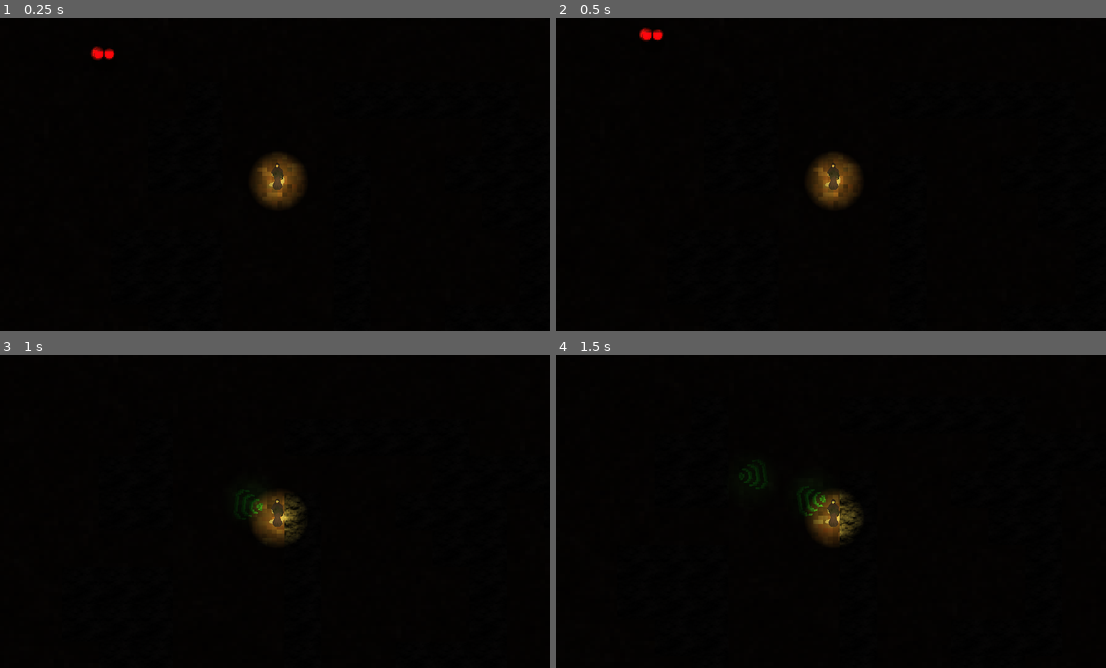
Above: before the commit, frames 1-4 (two rows, left to right).
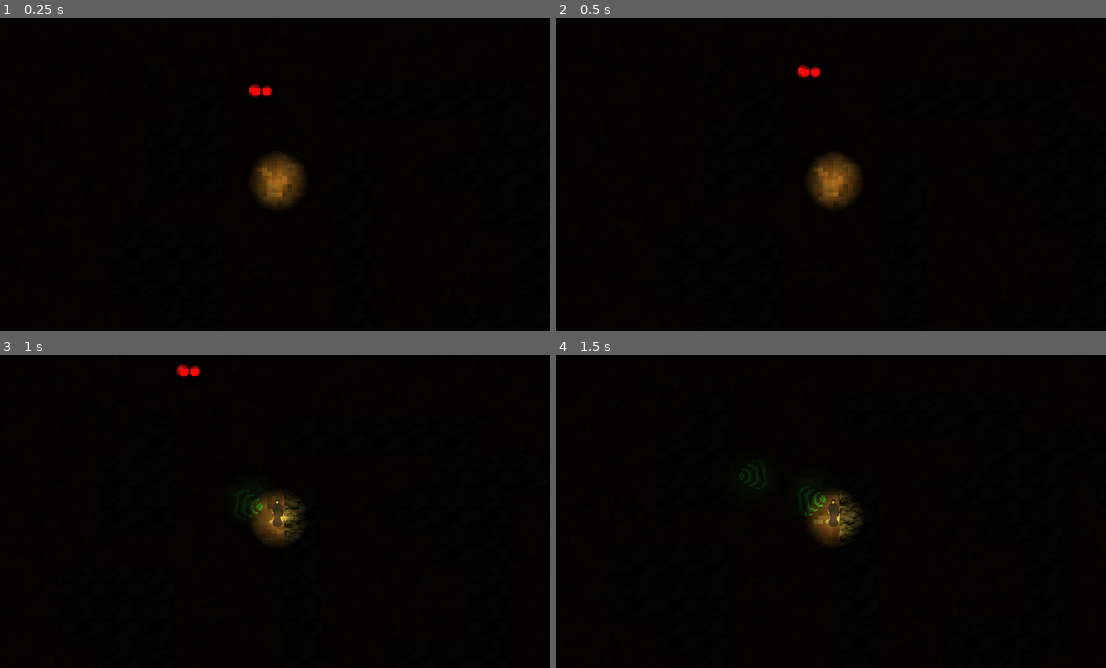
Above: after the commit, the same moments.

Repository: chrisdaly3/LOTUS_game
Game: Godot game, scene res://src/Main.tscn
Same seed, same stepped clock (60 frames per second), same inputs: the game is played once before the commit and once after it.
Inputs (mouse positions are in pixels of both pictures, inside the frame that each line leads up to):
- Up to frame 1 (0.25 s): no input
- Up to frame 2 (0.5 s): no input
- Up to frame 3 (1 s): move the mouse to (401, 495) at 0.52 s; hold D (walk_right) from 0.53 s (still down); click (401, 495) at 0.6 s
- Up to frame 4 (1.5 s): move the mouse to (721, 527) at 1.27 s; release D (walk_right) at 1.28 s; hold S (walk_down) from 1.28 s (still down); click (721, 527) at 1.35 s

The runs differ from the first frame. In frame 1, 0.4% of the frame differs, in the area x 16-52%, y 9-55%; in frame 2, 0.4%, in the area x 15-52%, y 3-55%; in frame 3, 0.2%; in frame 4, nothing differs.

Commit message:
Adds New Animations and Death Screen

Diff:
--- a/src/Characters/Enemy.gd
+++ b/src/Characters/Enemy.gd
@@ -1,5 +1,4 @@
 extends KinematicBody2D
-
 
 var speed = 70
 var velocity = Vector2()
@@ -12,13 +11,11 @@
 	velocity = Vector2(speed,0).rotated(random_direction)
 	add_to_group("Enemy")
 
+
 func _physics_process(delta):
 	var hit = move_and_collide(velocity * delta)
 	if hit:
 		handle_collision(hit)
-		if "Player" in str(hit.collider):
-			print("ok now what")
-			queue_free()
 
 func handle_collision(hit : KinematicCollision2D):
 	velocity = velocity.bounce(hit.normal)
--- a/src/Characters/Enemy.tscn
+++ b/src/Characters/Enemy.tscn
@@ -9,7 +9,7 @@
 
 [node name="Enemy" type="KinematicBody2D" groups=["Enemy"]]
 collision_layer = 4
-collision_mask = 11
+collision_mask = 9
 script = ExtResource( 3 )
 __meta__ = {
 "_edit_group_": true
--- a/src/Characters/Player.gd
+++ b/src/Characters/Player.gd
@@ -1,4 +1,5 @@
 extends KinematicBody2D
+signal died
 
 var speed = 95
 var velocity = Vector2()
@@ -23,16 +24,28 @@
 	else:
 		$AnimatedSprite.stop()
 
-func _process(delta):
+func _process(_delta):
 	user_shout()
 	$Aimer.rotation = get_angle_to(get_global_mouse_position())
 
-func _physics_process(delta):
+func _physics_process(_delta):
 	user_input()
 	velocity = move_and_slide(velocity)
+	for s in get_slide_count():
+		var coll_info = get_slide_collision(s)
+		if "Enemy" in str(coll_info.collider):
+			player_killed()
 
 func user_shout():
 	if Input.is_action_just_pressed("shout"):
 		var sonar_instance = sonar.instance()
 		sonar_instance.start($Aimer.global_position, $Aimer.rotation)
 		owner.add_child(sonar_instance)
+
+func player_killed():
+	set_physics_process(false)
+	set_process(false)
+	$AnimatedSprite.play("death")
+	yield($AnimatedSprite, "animation_finished")
+	hide()
+	emit_signal("died")
--- a/src/Characters/Player.tscn
+++ b/src/Characters/Player.tscn
@@ -1,10 +1,11 @@
-[gd_scene load_steps=25 format=2]
+[gd_scene load_steps=33 format=2]
 
 [ext_resource path="res://assets/Imports/players/idle.png" type="Texture" id=1]
 [ext_resource path="res://assets/Imports/players/death.png" type="Texture" id=2]
 [ext_resource path="res://assets/Imports/players/hit2.png" type="Texture" id=3]
 [ext_resource path="res://src/Characters/Player.gd" type="Script" id=4]
 [ext_resource path="res://assets/Imports/LightTest.png" type="Texture" id=5]
+[ext_resource path="res://assets/Imports/players/teleport_1/teleport1.png" type="Texture" id=6]
 
 [sub_resource type="AtlasTexture" id=5]
 atlas = ExtResource( 2 )
@@ -62,6 +63,34 @@
 atlas = ExtResource( 2 )
 region = Rect2( 2496, 0, 192, 192 )
 
+[sub_resource type="AtlasTexture" id=20]
+atlas = ExtResource( 6 )
+region = Rect2( 0, 0, 192, 192 )
+
+[sub_resource type="AtlasTexture" id=21]
+atlas = ExtResource( 6 )
+region = Rect2( 192, 0, 192, 192 )
+
+[sub_resource type="AtlasTexture" id=22]
+atlas = ExtResource( 6 )
+region = Rect2( 384, 0, 192, 192 )
+
+[sub_resource type="AtlasTexture" id=23]
+atlas = ExtResource( 6 )
+region = Rect2( 576, 0, 192, 192 )
+
+[sub_resource type="AtlasTexture" id=24]
+atlas = ExtResource( 6 )
+region = Rect2( 768, 0, 192, 192 )
+
+[sub_resource type="AtlasTexture" id=25]
+atlas = ExtResource( 6 )
+region = Rect2( 960, 0, 192, 192 )
+
+[sub_resource type="AtlasTexture" id=26]
+atlas = ExtResource( 6 )
+region = Rect2( 1152, 0, 192, 192 )
+
 [sub_resource type="AtlasTexture" id=1]
 atlas = ExtResource( 1 )
 region = Rect2( 0, 0, 192, 192 )
@@ -77,14 +106,19 @@
 [sub_resource type="SpriteFrames" id=4]
 animations = [ {
 "frames": [ SubResource( 5 ), ExtResource( 3 ), SubResource( 6 ), ExtResource( 3 ), SubResource( 7 ), SubResource( 8 ), …(191 unchanged characters)…
-"loop": true,
+"loop": false,
 "name": "death",
-"speed": 5.0
+"speed": 10.0
+}, {
+"frames": [ SubResource( 20 ), SubResource( 21 ), SubResource( 22 ), SubResource( 23 ), SubResource( 24 ), SubResource( 25 ), SubResource( 26 ) ],
+"loop": false,
+"name": "finish",
+"speed": 10.0
 }, {
 "frames": [ SubResource( 1 ), SubResource( 2 ), SubResource( 3 ) ],
 "loop": true,
 "name": "walk",
-"speed": 5.0
+"speed": 7.0
 } ]
 
 [sub_resource type="CapsuleShape2D" id=19]
@@ -105,8 +139,9 @@
 [node name="AnimatedSprite" type="AnimatedSprite" parent="."]
 scale = Vector2( 0.5, 0.5 )
 frames = SubResource( 4 )
-animation = "walk"
-frame = 2
+animation = "finish"
+frame = 6
+playing = true
 
 [node name="CollisionShape2D" type="CollisionShape2D" parent="."]
 visible = false
--- /dev/null
+++ b/src/Environment/DeathScreen.tscn
@@ -0,0 +1,19 @@
+[gd_scene load_steps=3 format=2]
+
+[ext_resource path="res://assets/Imports/World/256x256/Dirt/Dirt_02-256x256.png" type="Texture" id=1]
+[ext_resource path="res://assets/Imports/World/ur_dead.png" type="Texture" id=2]
+
+[node name="DeathScreen" type="ViewportContainer"]
+anchor_right = 1.0
+anchor_bottom = 1.0
+
+[node name="Background" type="Sprite" parent="."]
+modulate = Color( 0.0431373, 0.0392157, 0.0392157, 1 )
+position = Vector2( 320, 180 )
+scale = Vector2( 2.5, 1.40625 )
+texture = ExtResource( 1 )
+
+[node name="DeathText" type="Sprite" parent="."]
+position = Vector2( 320, 144 )
+scale = Vector2( 0.888889, 0.888889 )
+texture = ExtResource( 2 )
--- /dev/null
+++ b/src/Environment/LevelComplete.gd
@@ -0,0 +1,10 @@
+extends Area2D
+
+# Called when the node enters the scene tree for the first time.
+func _ready():
+	connect("body_entered", owner, "_on_body_entered")
+
+
+# Called every frame. 'delta' is the elapsed time since the previous frame.
+#func _process(delta):
+#	pass
--- /dev/null
+++ b/src/Environment/LevelOne.gd
@@ -0,0 +1,13 @@
+extends TileMap
+signal win_con
+
+# Called when the node enters the scene tree for the first time.
+func _ready():
+	$LevelComplete.connect("body_entered", self, "_on_body_entered")
+
+func _on_body_entered(body):
+	if "Player" in str(body):
+		print("you won, nice!")
+		body.set_process(false)
+		body.set_physics_process(false)
+		emit_signal("win_con")
--- a/src/Environment/LevelOne.tscn
+++ b/src/Environment/LevelOne.tscn
@@ -1,7 +1,8 @@
-[gd_scene load_steps=36 format=2]
+[gd_scene load_steps=38 format=2]
 
 [ext_resource path="res://assets/Imports/World/256x256/Stone/Stone_13-256x256.png" type="Texture" id=1]
 [ext_resource path="res://assets/Imports/lightmask.png" type="Texture" id=2]
+[ext_resource path="res://src/Environment/LevelOne.gd" type="Script" id=3]
 
 [sub_resource type="ConvexPolygonShape2D" id=1]
 points = PoolVector2Array( 0, 0, 32, 0, 32, 32, 0, 32 )
@@ -315,6 +316,9 @@
 } ]
 0/z_index = 0
 
+[sub_resource type="RectangleShape2D" id=34]
+extents = Vector2( 32, 10 )
+
 [node name="TileMap" type="TileMap"]
 tile_set = SubResource( 33 )
 cell_size = Vector2( 32, 32 )
@@ -322,7 +326,8 @@
 collision_layer = 8
 collision_mask = 7
 format = 1
-tile_data = PoolIntArray( -851972, 0, 131079, -851971, 0, 131079, -851970, 0, 131079, -851969, 0, 131079, -917504, 0, 131079, -917503, 0, 131079, - …(4386 unchanged characters)…
+tile_data = PoolIntArray( -851972, 0, 131079, -851971, 0, 131079, -917504, 0, 131079, -917503, 0, 131079, - …(4386 unchanged characters)…
+script = ExtResource( 3 )
 
 [node name="Light2D" type="Light2D" parent="."]
 position = Vector2( -32, -392 )
@@ -330,3 +335,11 @@
 texture_scale = 0.68
 color = Color( 0.890196, 0.639216, 0.101961, 1 )
 energy = 1.33
+
+[node name="LevelComplete" type="Area2D" parent="."]
+position = Vector2( -32, -448 )
+collision_layer = 0
+collision_mask = 5
+
+[node name="CollisionShape2D" type="CollisionShape2D" parent="LevelComplete"]
+shape = SubResource( 34 )
--- /dev/null
+++ b/src/Main.gd
@@ -0,0 +1,13 @@
+extends Node2D
+var you_died = preload("res://src/Environment/DeathScreen.tscn")
+
+# Called when the node enters the scene tree for the first time.
+func _ready():
+	$TileMap.connect("win_con", self, "_on_win_con")
+
+func _on_Player_died():
+	get_tree().change_scene_to(you_died)
+
+func _on_win_con():
+	var player = $Player/AnimatedSprite
+	player.play("finish")
--- a/src/Main.tscn
+++ b/src/Main.tscn
@@ -1,11 +1,13 @@
-[gd_scene load_steps=5 format=2]
+[gd_scene load_steps=6 format=2]
 
 [ext_resource path="res://assets/Imports/World/256x256/Dirt/Dirt_02-256x256.png" type="Texture" id=1]
 [ext_resource path="res://src/Characters/Player.tscn" type="PackedScene" id=2]
 [ext_resource path="res://src/Environment/LevelOne.tscn" type="PackedScene" id=3]
 [ext_resource path="res://src/Characters/Enemy.tscn" type="PackedScene" id=4]
+[ext_resource path="res://src/Main.gd" type="Script" id=5]
 
 [node name="Main" type="Node2D"]
+script = ExtResource( 5 )
 
 [node name="Floor" type="Sprite" parent="."]
 position = Vector2( 156, 20 )
@@ -23,3 +25,6 @@
 [node name="TileMap" parent="." instance=ExtResource( 3 )]
 
 [node name="Enemy" parent="." instance=ExtResource( 4 )]
+position = Vector2( 136, 32 )
+
+[connection signal="died" from="Player" to="." method="_on_Player_died"]
--- a/src/Player_Tools/Sonar.tscn
+++ b/src/Player_Tools/Sonar.tscn
@@ -6,7 +6,7 @@
 
 [node name="Sonar" type="KinematicBody2D"]
 collision_layer = 2
-collision_mask = 12
+collision_mask = 8
 script = ExtResource( 2 )
 
 [node name="Wave" type="Sprite" parent="."]
Binary file added: assets/Imports/World/ur_dead.png
Not shown, added: assets/Imports/World/ur_dead.png.import
Binary file added: assets/Imports/players/teleport_1/teleport1.png
Not shown, added: assets/Imports/players/teleport_1/teleport1.png.import
Binary file added: assets/Imports/players/teleport_1/teleport1_1.png
Not shown, added: assets/Imports/players/teleport_1/teleport1_1.png.import
Binary file added: assets/Imports/players/teleport_1/teleport1_2.png
Not shown, added: assets/Imports/players/teleport_1/teleport1_2.png.import
Binary file added: assets/Imports/players/teleport_1/teleport1_3.png
Not shown, added: assets/Imports/players/teleport_1/teleport1_3.png.import
Binary file added: assets/Imports/players/teleport_1/teleport1_4.png
Not shown, added: assets/Imports/players/teleport_1/teleport1_4.png.import
(and 20 more such lines)
